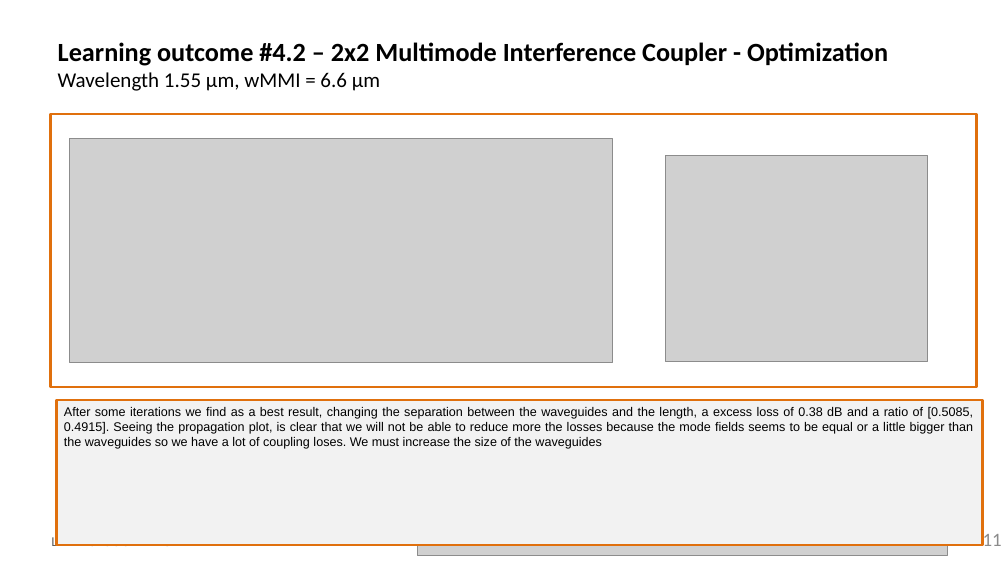
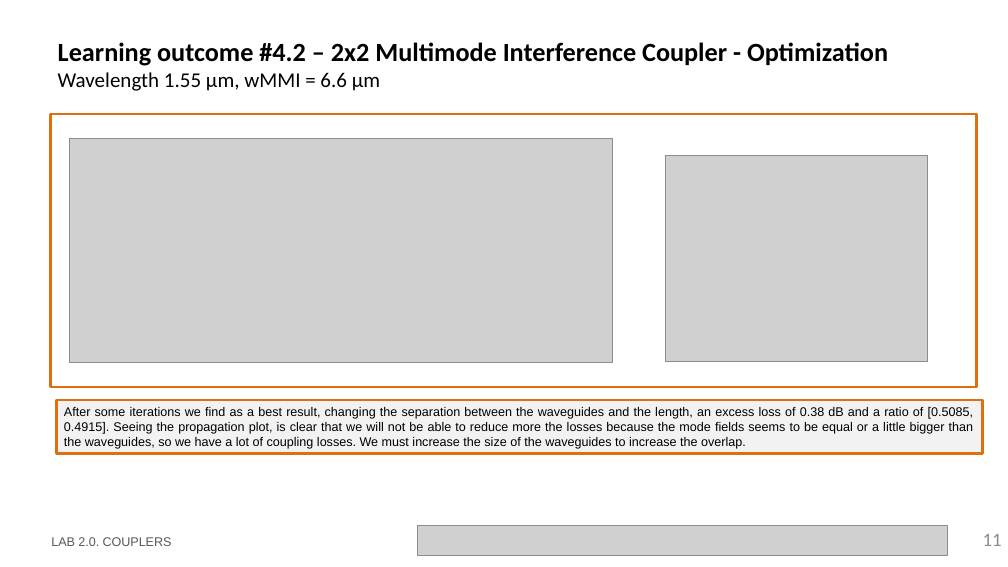
Before and after one commit to DBAEASE/pic-upv-lab2, a slide deck: slide 11 of LabBook_20.pptx. Drawn at 1008x567 pixels with LibreOffice and Linux fonts; fonts in the diff are those of the drawing; grey boxes stand for pictures; background and template pictures are left out. Boxes give left, top, right and bottom in pixels: in the first picture for what was removed or moved away, otherwise in the second. Text is boxed around its words. In the diff, an @@ line names an element or a change of style, - is before the commit and + after.

```diff
--- a/LabBook_20.pptx
+++ b/LabBook_20.pptx
@@ rectangle "After some iterations we find ...": place and size @@
-rectangle "After some iterations we find ..." at (57, 400, 983, 545)
+rectangle "After some iterations we find ..." at (57, 400, 983, 454)
@@ text in rectangle at (64, 407, 973, 449): text changed @@
-After some iterations we find as a best result, changing the separation between the waveguides and the length, a excess loss of 0.38 dB and a ratio of [0.5085, 0.4915]. Seeing the propagation plot, is clear that we will not be able to reduce more the losses because the mode fields seems to be equal or a little bigger than the waveguides so we have a lot of coupling loses. We must increase the size of the waveguides
+After some iterations we find as a best result, changing the separation between the waveguides and the length, an excess loss of 0.38 dB and a ratio of [0.5085, 0.4915]. Seeing the propagation plot, is clear that we will not be able to reduce more the losses because the mode fields seems to be equal or a little bigger than the waveguides, so we have a lot of coupling losses. We must increase the size of the waveguides to increase the overlap.
```
Also in this commit, not shown: 10 other slides changed, 2 slides added, 1 slide removed, 1 other file.
